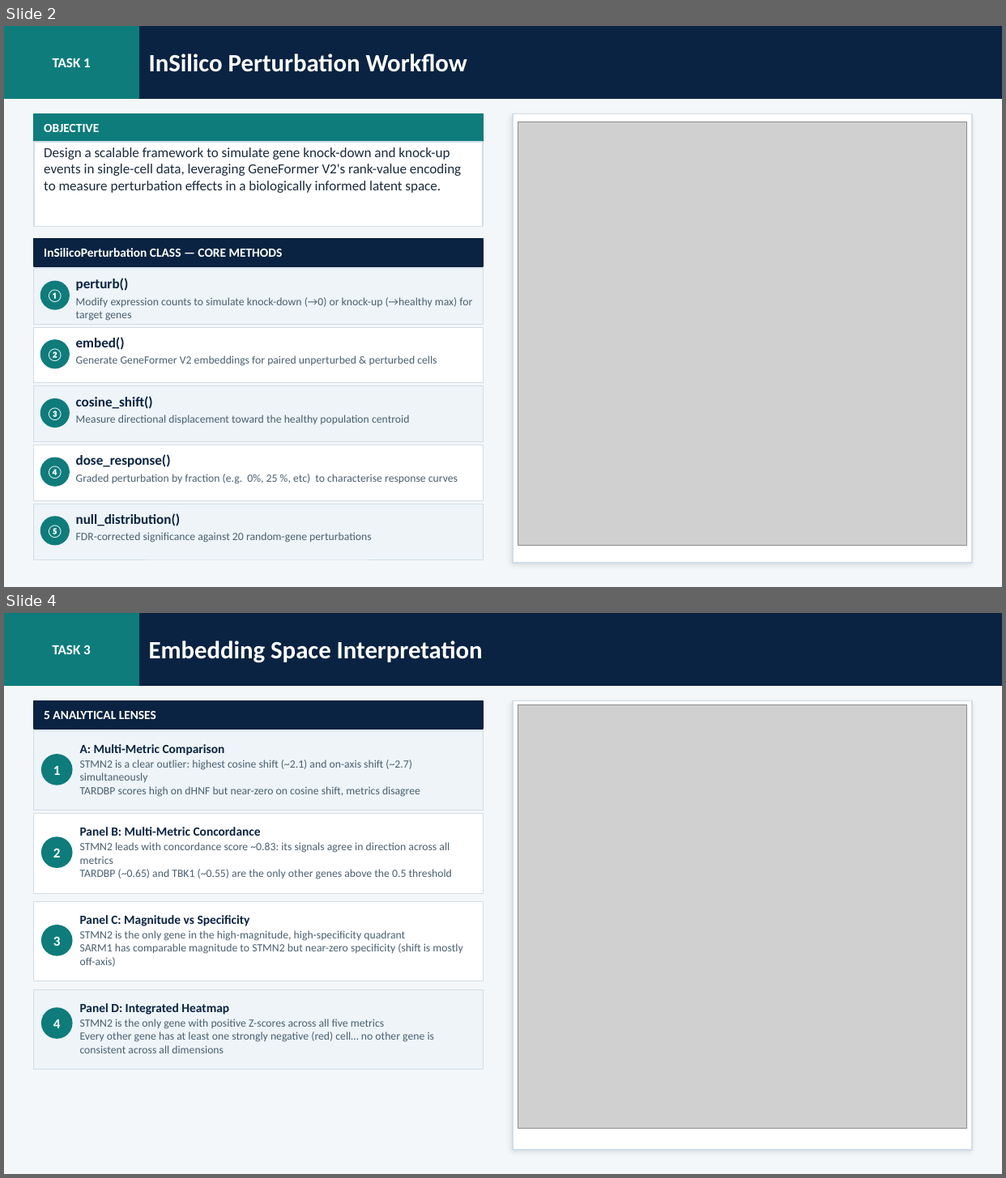
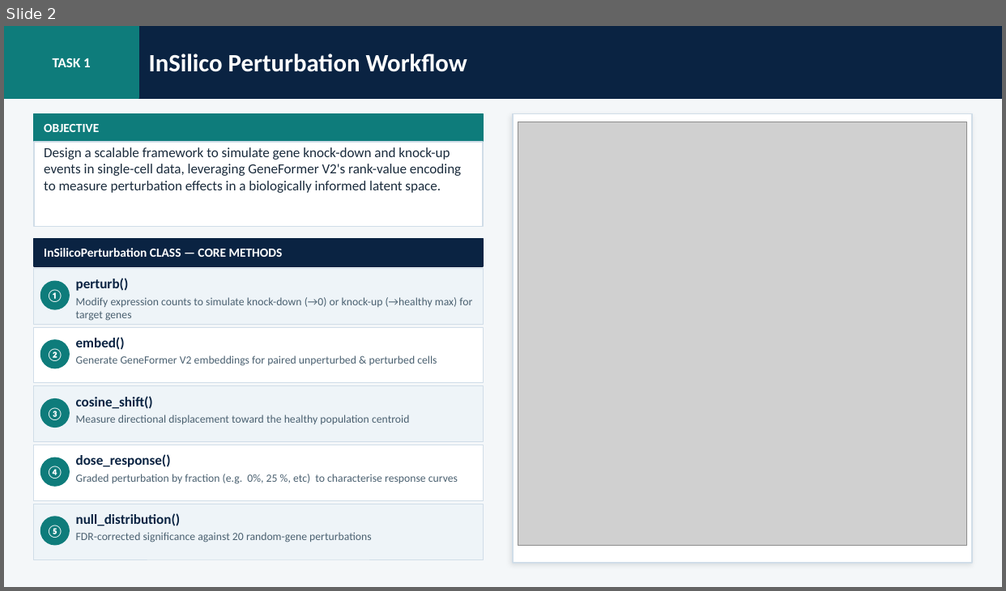
Before and after one commit to monikasekelja-main/scfm-helical-geneformer, a slide deck: slides/ALS_Perturbation_Results.pptx. Shown one above the other, each under a label of ours: slides 2 and 4 before the commit, slide 2 after it; the slides between them are not shown. The pictures are 1006x1178 and 1006x591 pixels, drawn with LibreOffice and Linux fonts; fonts in the diff are those of the drawing; grey boxes stand for pictures. Boxes give left, top, right and bottom in pixels: in the first picture for what was removed or moved away, otherwise in the second. Text is boxed around its words. In the diff, an @@ line names an element or a change of style, - is before the commit and + after.

```diff
--- a/slides/ALS_Perturbation_Results.pptx
+++ b/slides/ALS_Perturbation_Results.pptx
@@ slide 4 removed at <box>4,613,1002,1174</box>, background #F4F7F9 @@
@@ rectangle removed at <box>4,613,1002,685</box> @@
@@ rectangle removed at <box>4,613,138,685</box> @@
@@ text removed at <box>53,645,91,654</box> @@
-TASK 3
@@ text removed at <box>149,641,483,663</box> @@
-Embedding Space Interpretation
@@ rectangle removed at <box>34,700,483,729</box> @@
@@ rectangle removed at <box>513,700,972,1150</box> @@
@@ picture removed at <box>518,705,967,1129</box> @@
@@ rectangle removed at <box>34,730,483,811</box> @@
@@ text removed at <box>44,711,156,719</box> @@
-5 ANALYTICAL LENSES
@@ ellipse removed at <box>42,755,72,785</box> @@
@@ text removed at <box>80,744,225,756</box> @@
-A: Multi-Metric Comparison
@@ text removed at <box>53,766,61,775</box> @@
-1
@@ text removed at <box>80,760,420,797</box> @@
-STMN2 is a clear outlier: highest cosine shift (~2.1) and on-axis shift (~2.7) simultaneously
-TARDBP scores high on dHNF but near-zero on cosine shift, metrics disagree
@@ rectangle removed at <box>34,814,483,893</box> @@
@@ text removed at <box>80,827,261,836</box> @@
-Panel B: Multi-Metric Concordance
@@ ellipse removed at <box>42,837,72,867</box> @@
@@ text removed at <box>53,849,61,858</box> @@
-2
@@ text removed at <box>80,842,452,879</box> @@
-STMN2 leads with concordance score ~0.83: its signals agree in direction across all metrics
-TARDBP (~0.65) and TBK1 (~0.55) are the only other genes above the 0.5 threshold
@@ rectangle removed at <box>34,901,483,982</box> @@
@@ ellipse removed at <box>42,926,72,956</box> @@
@@ text removed at <box>80,915,250,926</box> @@
-Panel C: Magnitude vs Specificity
@@ text removed at <box>53,936,61,946</box> @@
-3
@@ text removed at <box>80,931,462,967</box> @@
-STMN2 is the only gene in the high-magnitude, high-specificity quadrant
-SARM1 has comparable magnitude to STMN2 but near-zero specificity (shift is mostly off-axis)
@@ rectangle removed at <box>34,990,483,1070</box> @@
@@ ellipse removed at <box>42,1008,72,1038</box> @@
@@ text removed at <box>53,1020,61,1029</box> @@
-4
@@ text removed at <box>80,1003,229,1015</box> @@
-Panel D: Integrated Heatmap
@@ text removed at <box>80,1019,434,1054</box> @@
-STMN2 is the only gene with positive Z-scores across all five metrics
-Every other gene has at least one strongly negative (red) cell… no other gene is consistent across all dimensions
```
Also in this commit, not shown: 2 slides changed, 1 slide added.
